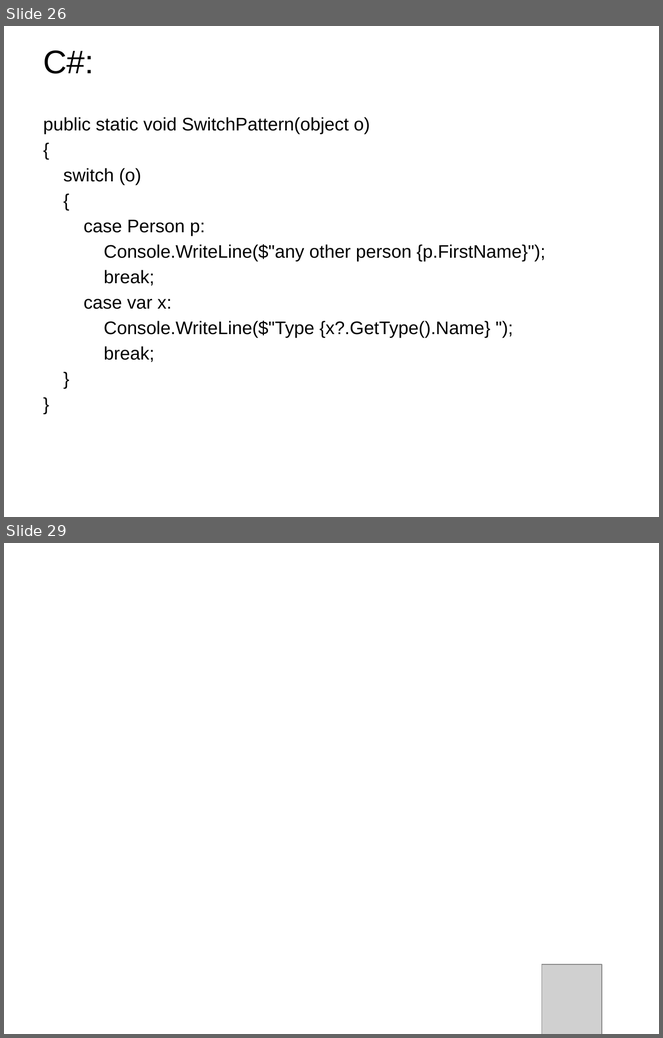
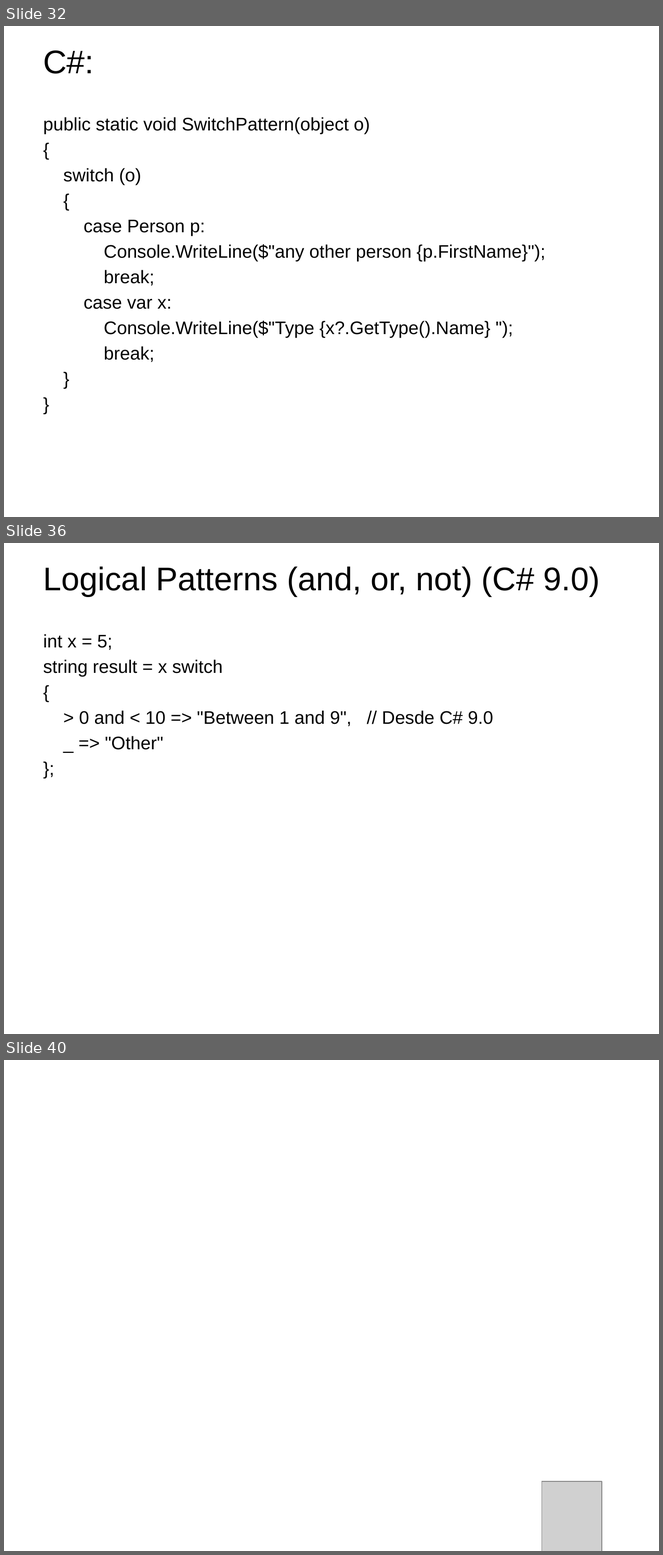
Before and after one commit to emanuelpeg/paradigmaUAP2024, a slide deck: funcional/clase3.pptx. Shown one above the other, each under a label of ours: slides 26 and 29 before the commit, slides 32, 36 and 40 after it; the slides between them are not shown. The pictures are 663x1038 and 663x1555 pixels, drawn with LibreOffice and Linux fonts; fonts in the diff are those of the drawing; grey boxes stand for pictures; background and template pictures are left out. Boxes give left, top, right and bottom in pixels: in the first picture for what was removed or moved away, otherwise in the second. Text is boxed around its words. In the diff, an @@ line names an element or a change of style, - is before the commit and + after.

```diff
--- a/funcional/clase3.pptx
+++ b/funcional/clase3.pptx
@@ slide 36 added at [4, 543, 659, 1034], background picture (left out) @@
@@ title added at [43, 566, 600, 596], 36 pt, text #000000 @@
+Logical Patterns (and, or, not) (C# 9.0)
@@ text added at [43, 634, 493, 750], 20 pt, text #000000 @@
+int x = 5;
+string result = x switch
+{
+> 0 and < 10 => "Between 1 and 9", // Desde C# 9.0
+_ => "Other"
+};
@@ what was slide 26 is now slide 32 @@
@@ what was slide 29 is now slide 40 @@
```
Also in this commit, not shown: 3 slides changed, 10 other slides added, 10 other files.
